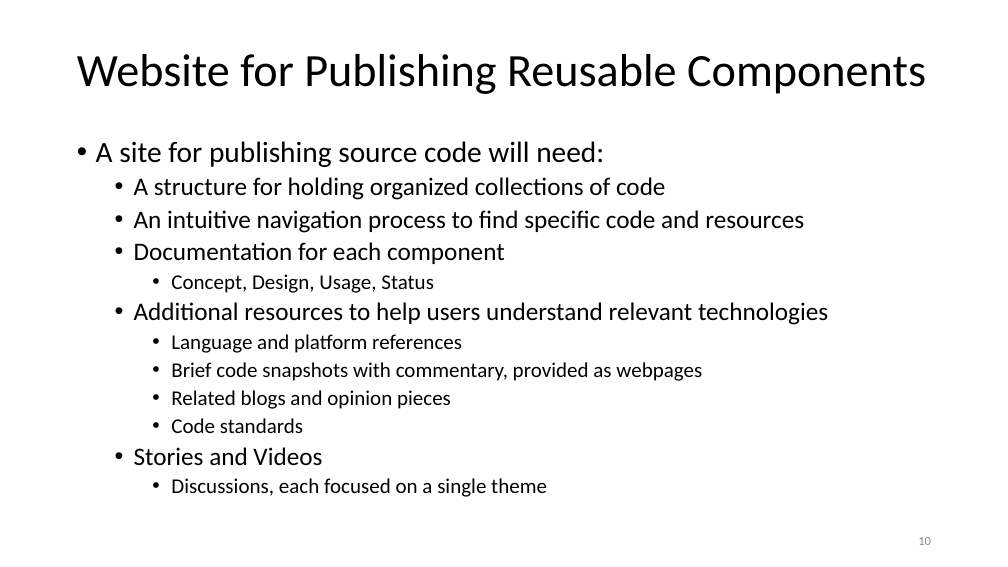
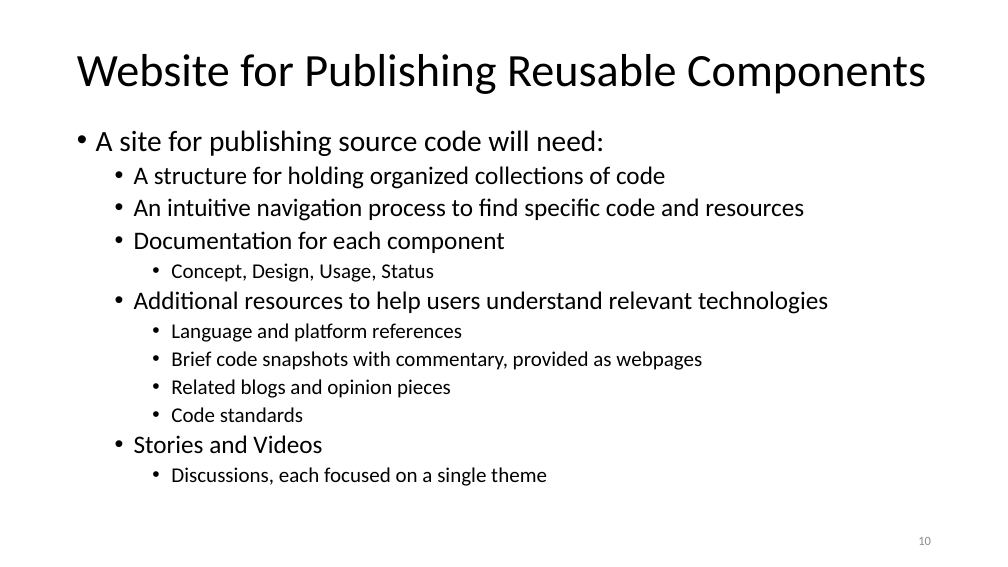
Before and after one commit to JimFawcett/JimFawcett.github.io, a slide deck: slide 10 of Resources/PublishingSourceCode.pptx. Drawn at 1008x567 pixels with LibreOffice and Linux fonts; fonts in the diff are those of the drawing. Boxes give left, top, right and bottom in pixels: in the first picture for what was removed or moved away, otherwise in the second. Text is boxed around its words. In the diff, an @@ line names an element or a change of style, - is before the commit and + after.

```diff
--- a/Resources/PublishingSourceCode.pptx
+++ b/Resources/PublishingSourceCode.pptx
@@ text "A site for publishing source ...": place and size @@
-text "A site for publishing source ..." at [96,141,828,497]
+text "A site for publishing source ..." at [96,130,828,486]
```
Also in this commit, not shown: 9 other slides changed, 1 other file.
